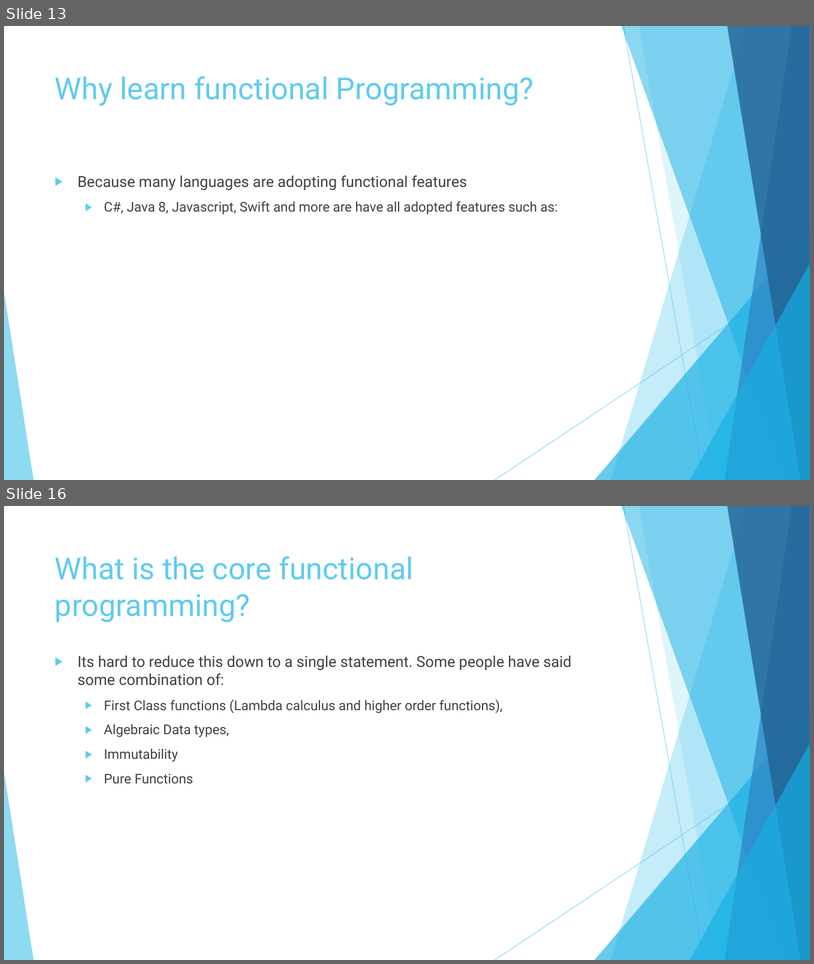
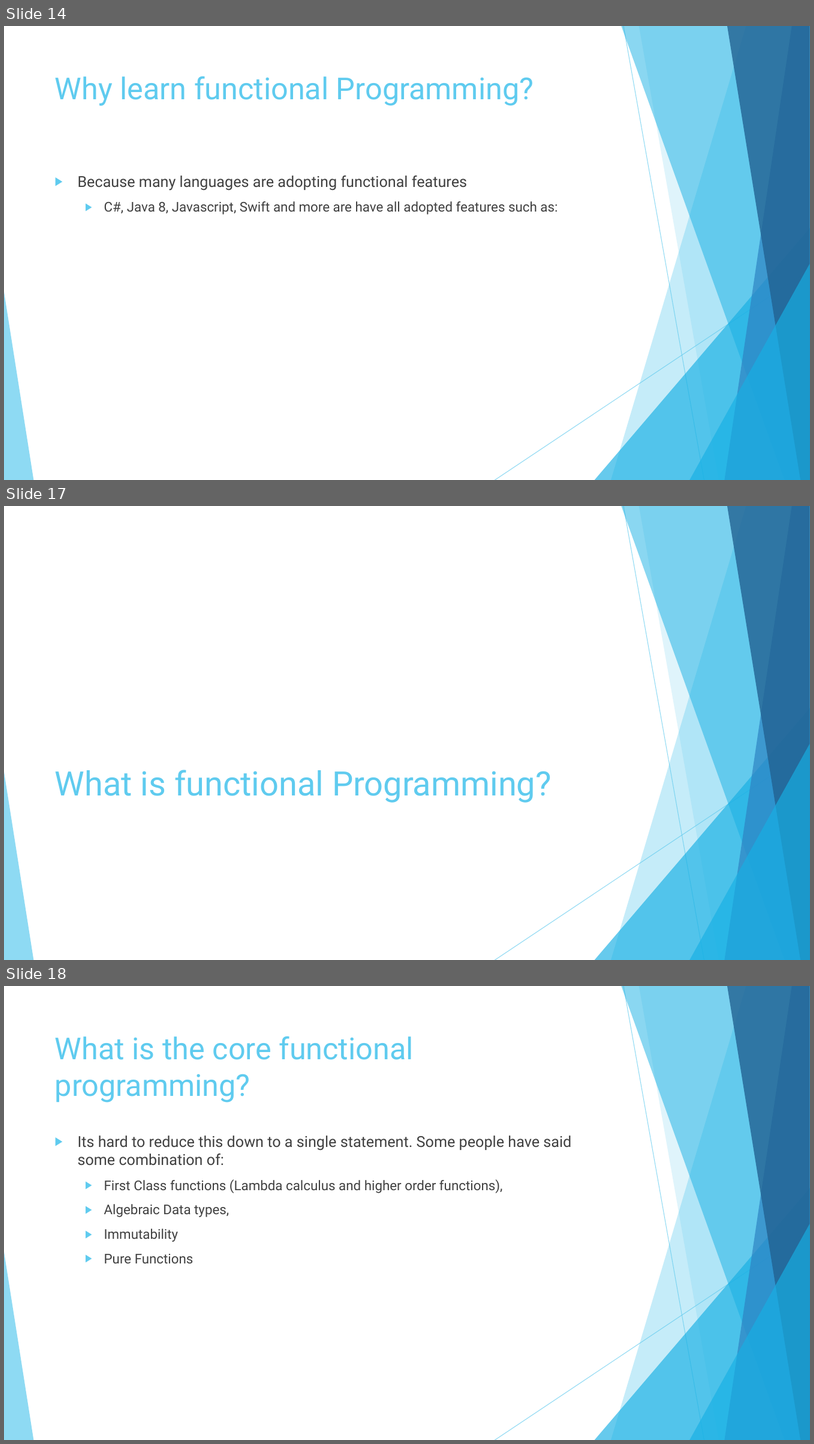
Before and after one commit to j1ebbinflow/FuncCourse, a slide deck: Topics/00 - Start the Func/Functional First Programming with F#.pptx. Shown one above the other, each under a label of ours: slides 13 and 16 before the commit, slides 14, 17 and 18 after it; the slides between them are not shown. The pictures are 814x964 and 814x1444 pixels, drawn with LibreOffice and Linux fonts; fonts in the diff are those of the drawing. Boxes give left, top, right and bottom in pixels: in the first picture for what was removed or moved away, otherwise in the second. Text is boxed around its words. In the diff, an @@ line names an element or a change of style, - is before the commit and + after.

```diff
--- a/Topics/00 - Start the Func/Functional First Programming with F#.pptx
+++ b/Topics/00 - Start the Func/Functional First Programming with F#.pptx
@@ slide 17 added at [4, 506, 810, 960], background #FFFFFF; not listed: 10 template elements that a slide beside it also shows @@
@@ title added at [55, 769, 552, 802], 40 pt, text #5FCBEF @@
+What is functional Programming?
@@ what was slide 13 is now slide 14 @@
@@ what was slide 16 is now slide 18 @@
```
Also in this commit, not shown: 4 slides changed, 1 other slide added.
